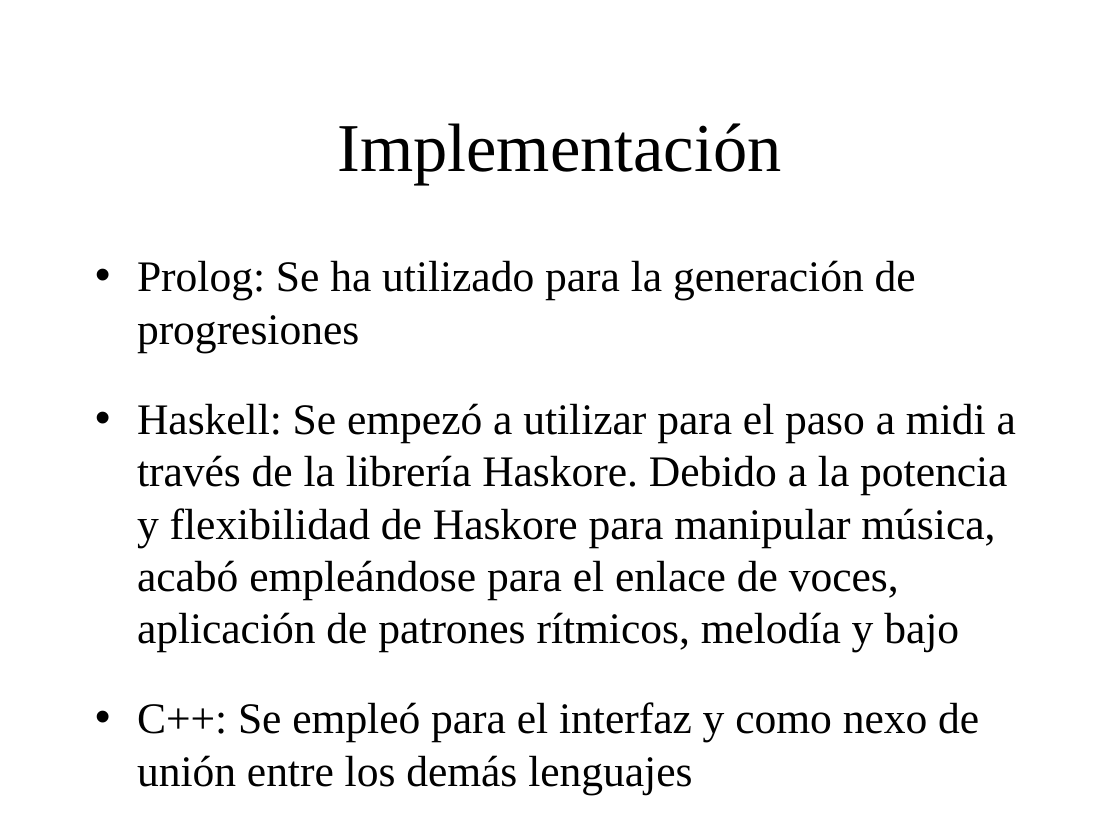
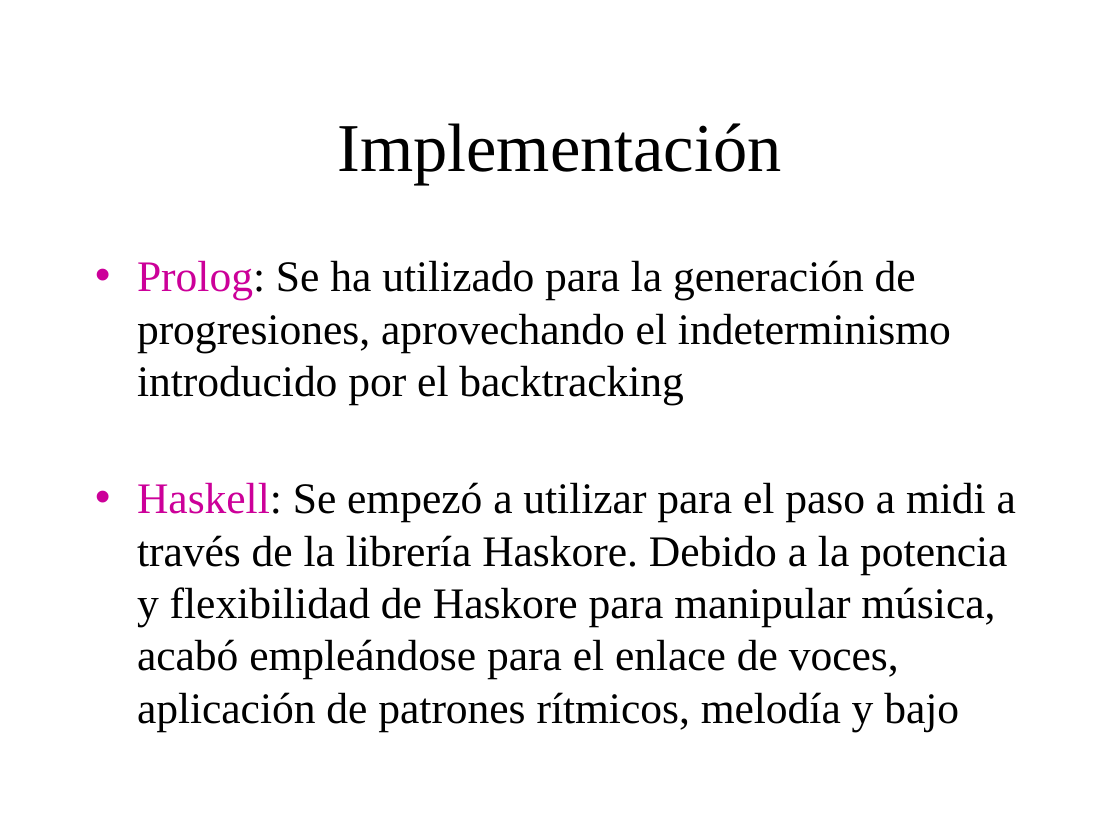
Before and after one commit to BackupTheBerlios/genaro, a slide deck: slide 38 of Documentos/MemoriaSSII/presentacion_proyecto.ppt (slide 37 before the commit). Drawn at 1120x840 pixels with LibreOffice and Linux fonts; fonts in the diff are those of the drawing; background and template pictures are left out. Boxes give left, top, right and bottom in pixels: in the first picture for what was removed or moved away, otherwise in the second. Text is boxed around its words. In the diff, an @@ line names an element or a change of style, - is before the commit and + after.

```diff
--- a/Documentos/MemoriaSSII/presentacion_proyecto.ppt
+++ b/Documentos/MemoriaSSII/presentacion_proyecto.ppt
@@ text at (137,260,951,405): text changed @@
-• Prolog: Se ha utilizado para la generación de progresiones
+• Prolog: Se ha utilizado para la generación de progresiones, aprovechando el indeterminismo introducido por el backtracking
@@ text at (137,482,1016,731): text colour #000000 to #CC0099 in "Haskell:"; bullet colour #000000 to #CC0099 @@
@@ text at (137,702,979,794): paragraph removed @@
-• C++: Se empleó para el interfaz y como nexo de unión entre los demás lenguajes
```
Also in this commit, not shown: 29 other slides changed, 6 slides added.
